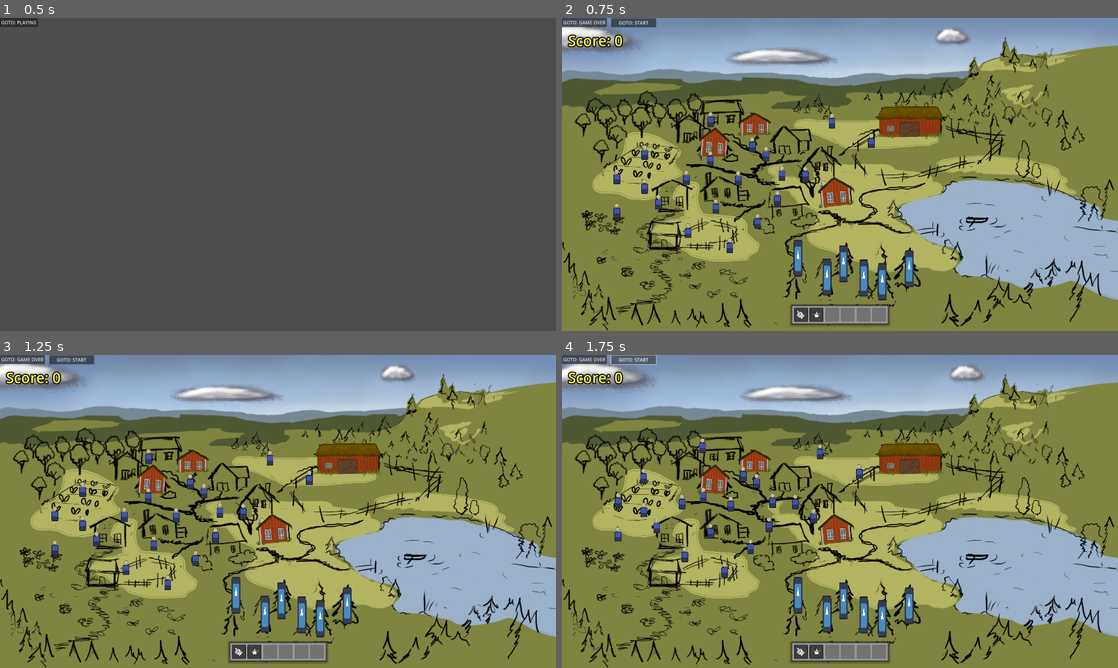
Above: before the commit, frames 1-4 (two rows, left to right).
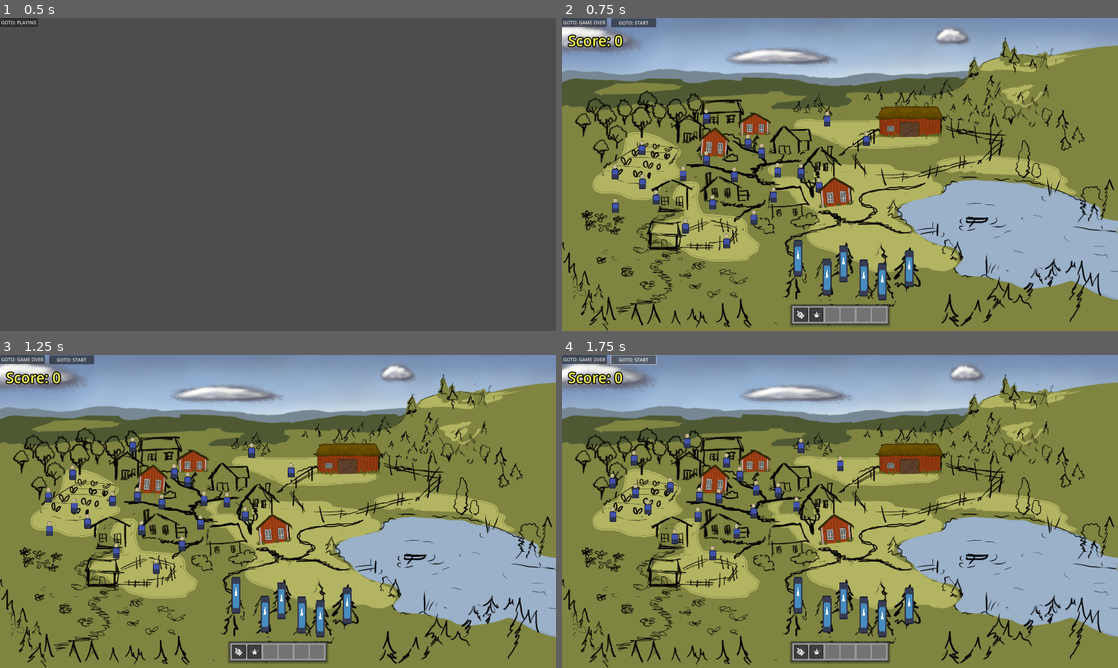
Above: after the commit, the same moments.

Repository: arget4me/cosyville
Game: Godot game, scene res://Scenes/main_scene.tscn
Two runs of this game, one before a commit and one after it. Both use one fixed random seed, a clock stepped at 60 frames per second and the inputs below. The engine's default icon, where the game draws it, is replaced by a stand-in: a white triangle on a blue panel in a dark square.
Inputs:
- Up to frame 1 (0.5 s): no input
- Up to frame 2 (0.75 s): click "GOTO: PLAYING" at 0.5 s
- Up to frame 3 (1.25 s): no input
- Up to frame 4 (1.75 s): click "GOTO: START" at 1.25 s

Frame 1 is identical in both runs. In frame 2, 1.6% of the frame differs, in the area x 8-57%, y 29-76%; in frame 3, 1.9%, in the area x 8-57%, y 26-76%; in frame 4, 1.9%.

Commit message:
moving to positions

Diff:
--- a/Scripts/Chaos/fire_tree.gd
+++ b/Scripts/Chaos/fire_tree.gd
@@ -7,6 +7,7 @@
 
 func _ready():
 	clickable.set_process(false)
+	ActionPointsManager.register_action_point(position)
 
 func _on_node_trigger_chaos() -> void:
 	sprite.self_modulate = Color.RED
--- /dev/null
+++ b/Scripts/Singletons/action_points_manager.gd
@@ -0,0 +1,38 @@
+extends Node
+
+var action_points = []
+var action_points_status = []
+
+func _ready() -> void:
+	GameManager.on_game_state_changed.connect(on_state_changed)
+	pass # Replace with function body.
+
+func _process(delta: float) -> void:
+	pass
+
+func on_state_changed(state: GameManager.game_state):
+	if(state == GameManager.game_state.START):
+		action_points.clear()
+		action_points_status.clear()
+	pass
+
+func get_random_action_point_position() -> Vector2:
+	if(action_points.size() <= 0):
+		return Vector2(-1,-1)
+	var rng = RandomNumberGenerator.new()
+	var random_index = rng.randi_range(0,action_points.size()-1)
+	return action_points[random_index]
+
+func register_action_point(position: Vector2):
+	action_points.append(position)
+	action_points_status.append(false)
+	pass
+
+func unregister_action_point(position: Vector2):
+	var i = 0
+	for point in action_points:
+		if(point == position):
+			break
+		i += 1
+	action_points.remove_at(i)
+	action_points_status.remove_at(i)
--- a/Scripts/VillagerMovement.gd
+++ b/Scripts/VillagerMovement.gd
@@ -2,7 +2,7 @@
 class_name VillagerClass
 
 @export var speed = 100
-var destination: Vector2
+var destination: Vector2 = Vector2 (-1,-1)
 
 func _ready() -> void:
 	InputMap.load_from_project_settings()
@@ -22,7 +22,17 @@
 		var direction = (destination - position).normalized()
 		velocity = direction * speed
 
+func action_do_move(destination: Vector2):
+	if global_position.distance_to(destination) > 1.0:
+		var direction = (destination - position).normalized()
+		velocity = direction * speed
+
 func _physics_process(delta):
 	get_input()
+	#if(destination == Vector2(-1,-1)):
+	#	destination = ActionPointsManager.get_random_action_point_position()
+	#	if(destination == Vector2(-1,-1)):
+	#		return
+	#action_do_move(destination)
 	print(velocity)
 	move_and_slide()
--- a/project.godot
+++ b/project.godot
@@ -23,6 +23,7 @@
 MouseImageManager="*res://Scripts/Singletons/mouse_image_manager.gd"
 ChaosManager="*res://Scripts/Singletons/chaos_manager.gd"
 GoapManager="*res://Scripts/Singletons/goap_manager.gd"
+ActionPointsManager="*res://Scripts/Singletons/action_points_manager.gd"
 
 [display]
 
Not shown: 1 places in Scenes/Chaos/FireTree.tscn that only renumber resources
